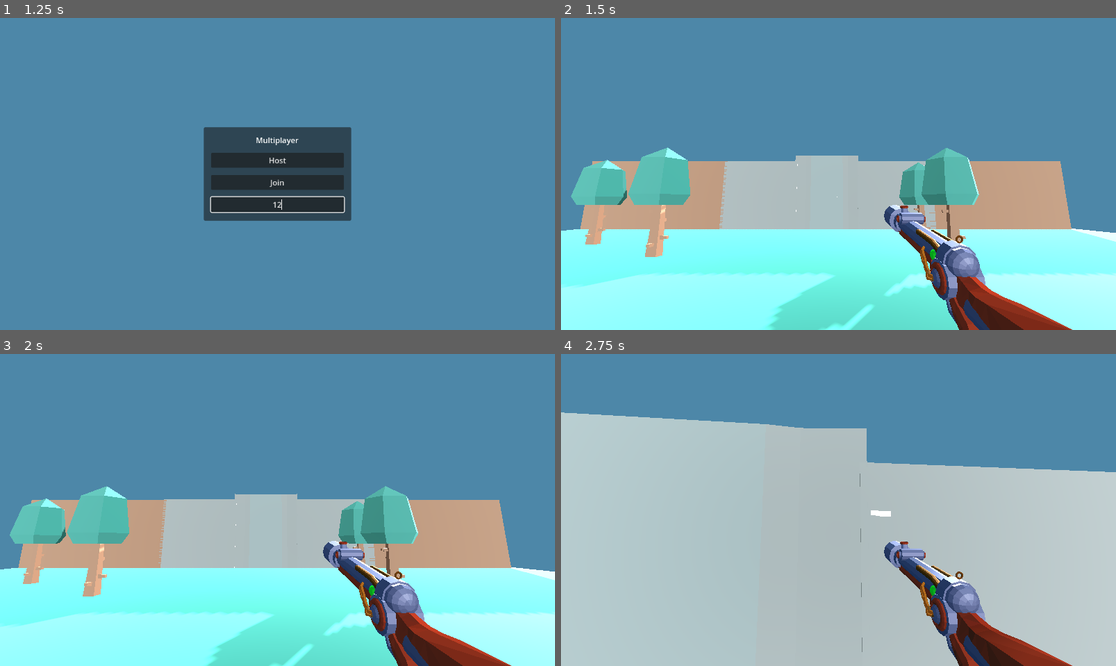
Above: before the commit, frames 1-4 (two rows, left to right).
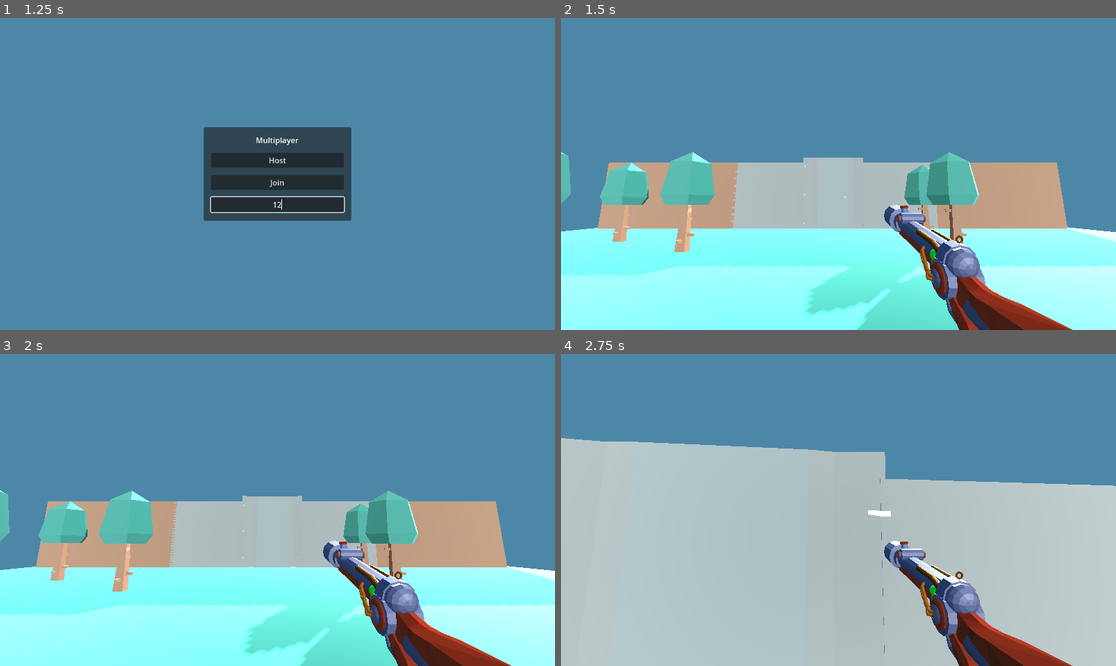
Above: after the commit, the same moments.

Repository: CT-Inc/beaverdev
Game: Godot game, scene res://Scenes/Main.tscn
Two runs of this game, one before a commit and one after it. Both use one fixed random seed, a clock stepped at 60 frames per second and the inputs below.
Inputs (mouse positions are in pixels of both pictures, inside the frame that each line leads up to):
- Up to frame 1 (1.25 s): click (277, 205) at 0.52 s; type "12" at 0.6 s
- Up to frame 2 (1.5 s): click "Host" at 1.25 s
- Up to frame 3 (2 s): no input
- Up to frame 4 (2.75 s): move the mouse to (866, 510) at 2.02 s; press the mouse at (866, 510) at 2.03 s; hold W (move_up) from 2.03 s (still down); tap Space (jump) at 2.27 s

Frame 1 is identical in both runs. In frame 2, 9.0% of the frame differs, in the area x 0-100%, y 41-100%; in frame 3, 8.9%; in frame 4, 6.8%.

Commit message:
fuck it
fuck it

Diff:
--- a/Scenes/Main.tscn
+++ b/Scenes/Main.tscn
@@ -55,6 +55,7 @@
 [node name="MultiplayerSpawner" type="MultiplayerSpawner" parent="."]
 _spawnable_scenes = PackedStringArray("res://Scenes/Player.tscn")
 spawn_path = NodePath("..")
+spawn_limit = 3
 
 [connection signal="pressed" from="CanvasLayer/MainMenu/MarginContainer/VBoxContainer/Host Button" to="." method="_on_host_button_pressed"]
 [connection signal="pressed" from="CanvasLayer/MainMenu/MarginContainer/VBoxContainer/Join Button" to="." method="_on_join_button_pressed"]
--- a/Scripts/Main.gd
+++ b/Scripts/Main.gd
@@ -14,8 +14,6 @@
 	world.visible = false  # Ensure the World is hidden initially
 	Input.set_mouse_mode(Input.MOUSE_MODE_VISIBLE)  # Ensure mouse is visible
 
-	spawner.add_spawnable_scene("Bullet")
-
 func _unhandled_input(event):
 	if Input.is_action_just_pressed("Quit"):
 		get_tree().quit()
@@ -28,17 +26,18 @@
 	multiplayer.peer_connected.connect(add_player)
 	multiplayer.peer_disconnected.connect(remove_player)
 
-	add_player(multiplayer.get_unique_id())
+
 
 	print("Server started. Waiting for clients to connect...")
 	print(is_multiplayer_authority())
 
 func _on_join_button_pressed():
-	_start_game()
+
 
 	var address = address_entry.text
 	enet_peer.create_client(address, PORT)
 	multiplayer.multiplayer_peer = enet_peer
+	_start_game()
 
 	multiplayer.peer_connected.connect(add_player)
 	multiplayer.peer_disconnected.connect(remove_player)
